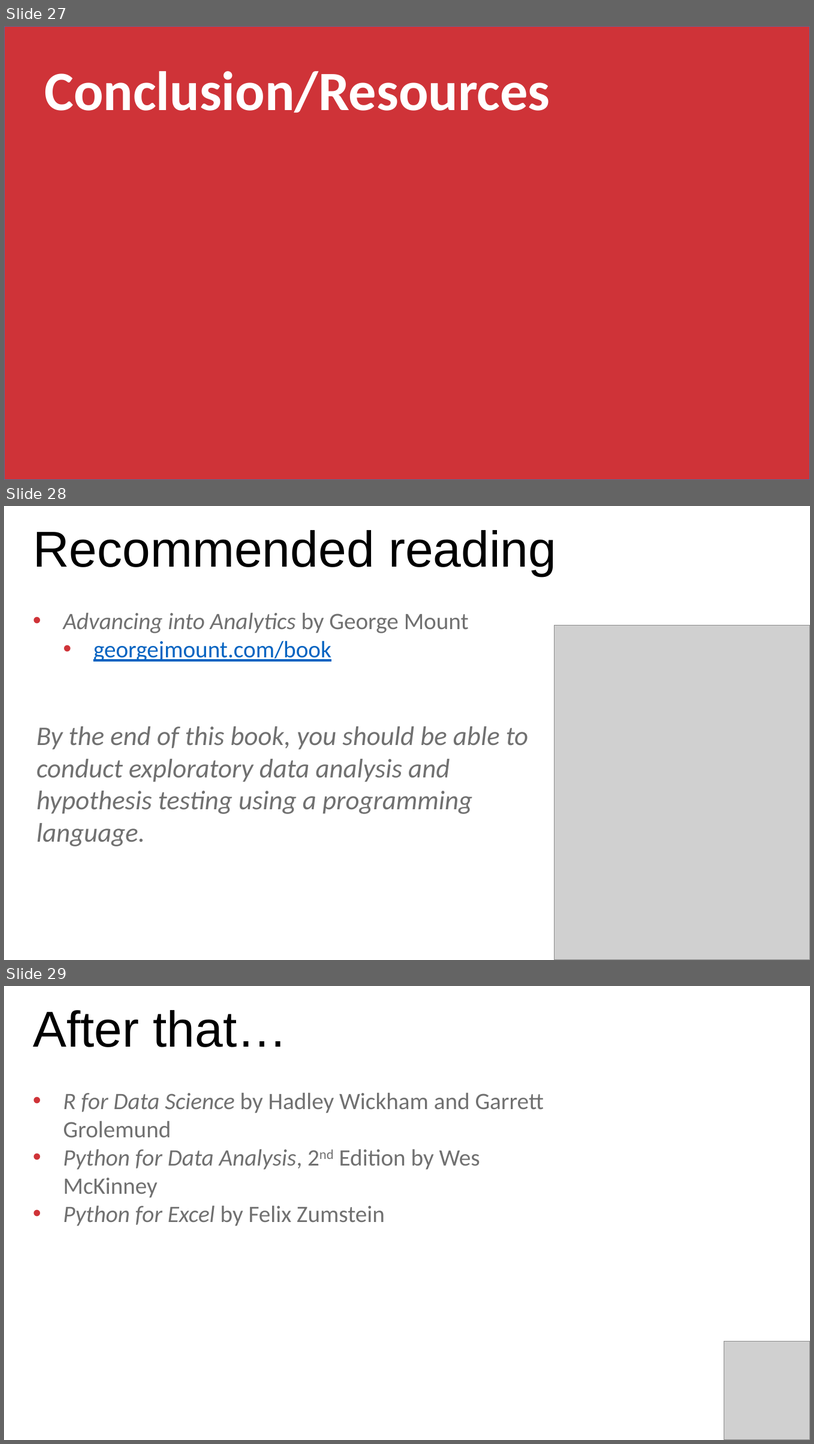
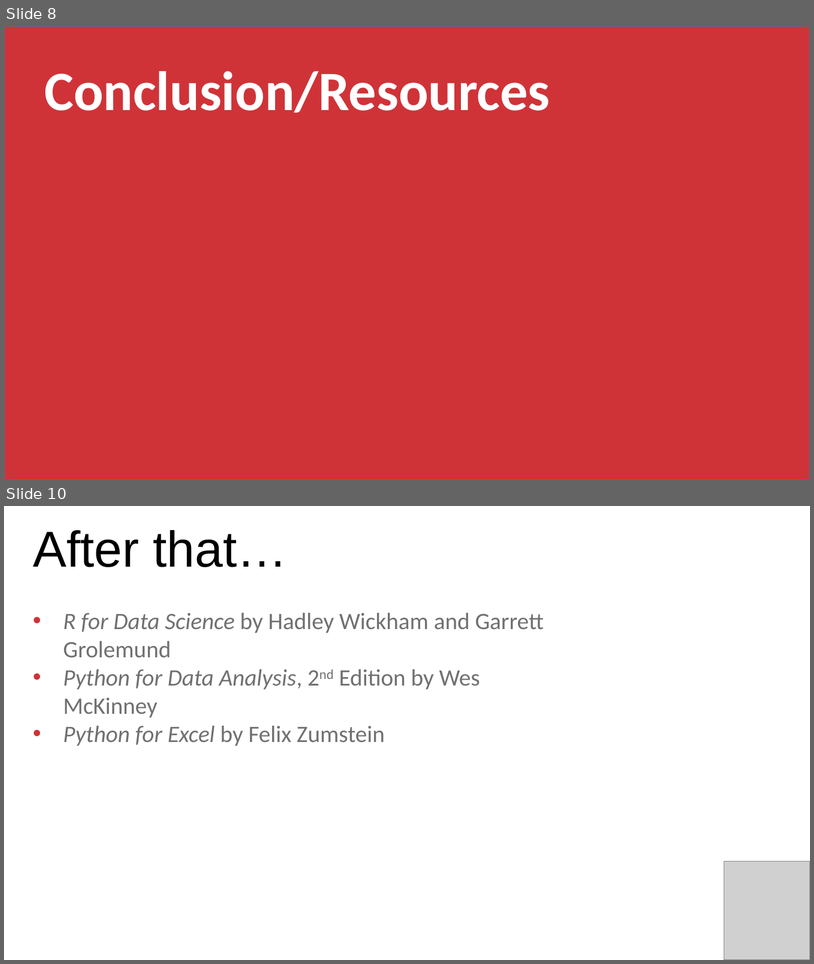
Before and after one commit to stringfestdata/edna-ess-nov-2021, a slide deck: python-for-excel-ess.pptx. Shown one above the other, each under a label of ours: slides 27, 28 and 29 before the commit, slides 8 and 10 after it; the slides between them are not shown. The pictures are 814x1444 and 814x964 pixels, drawn with LibreOffice and Linux fonts; fonts in the diff are those of the drawing; grey boxes stand for pictures. Boxes give left, top, right and bottom in pixels: in the first picture for what was removed or moved away, otherwise in the second. Text is boxed around its words. In the diff, an @@ line names an element or a change of style, - is before the commit and + after.

```diff
--- a/python-for-excel-ess.pptx
+++ b/python-for-excel-ess.pptx
@@ slide 28 removed at [4,506,810,960], background #FFFFFF @@
@@ text removed at [33,530,557,576] @@
-Recommended reading
@@ text removed at [63,613,469,661] @@
-• Advancing into Analytics by George Mount
-  • georgejmount.com/book
@@ picture removed at [555,625,810,960] @@
@@ text removed at [36,726,528,846] @@
-By the end of this book, you should be able to conduct exploratory data analysis and
-hypothesis testing using a programming language.
@@ picture removed at [725,861,810,960] @@
@@ what was slide 27 is now slide 8 @@
@@ what was slide 29 is now slide 10 @@
```
Also in this commit, not shown: 1 slide added, 19 other slides removed.
